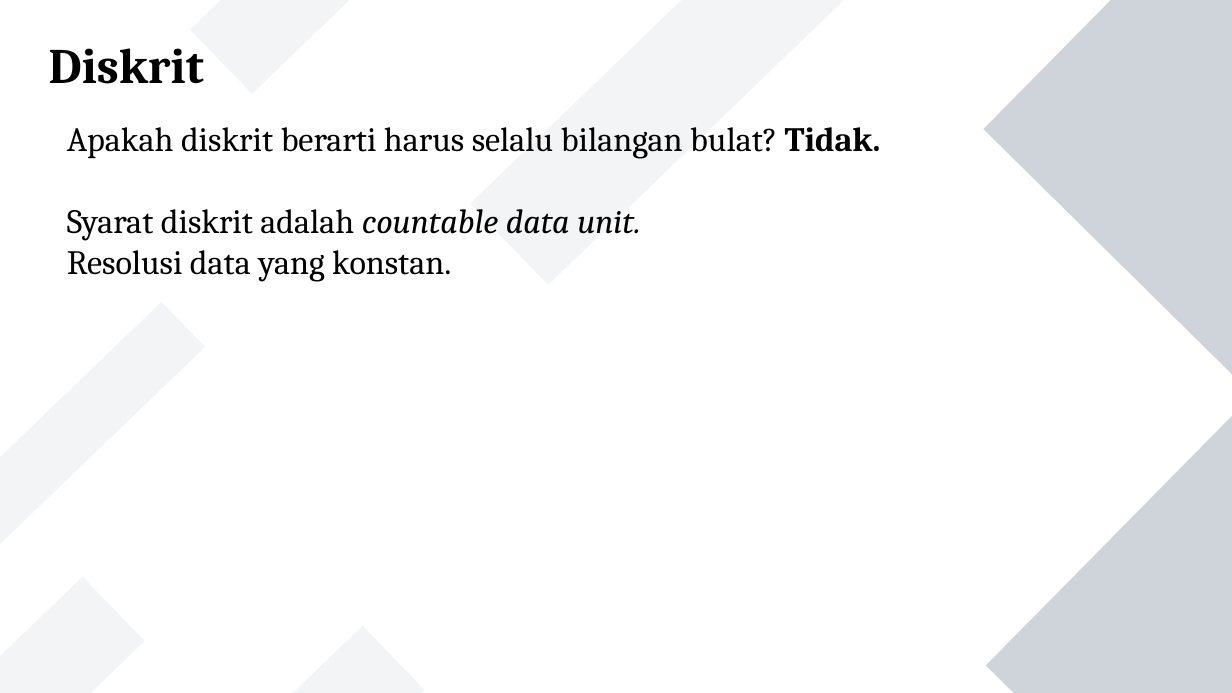
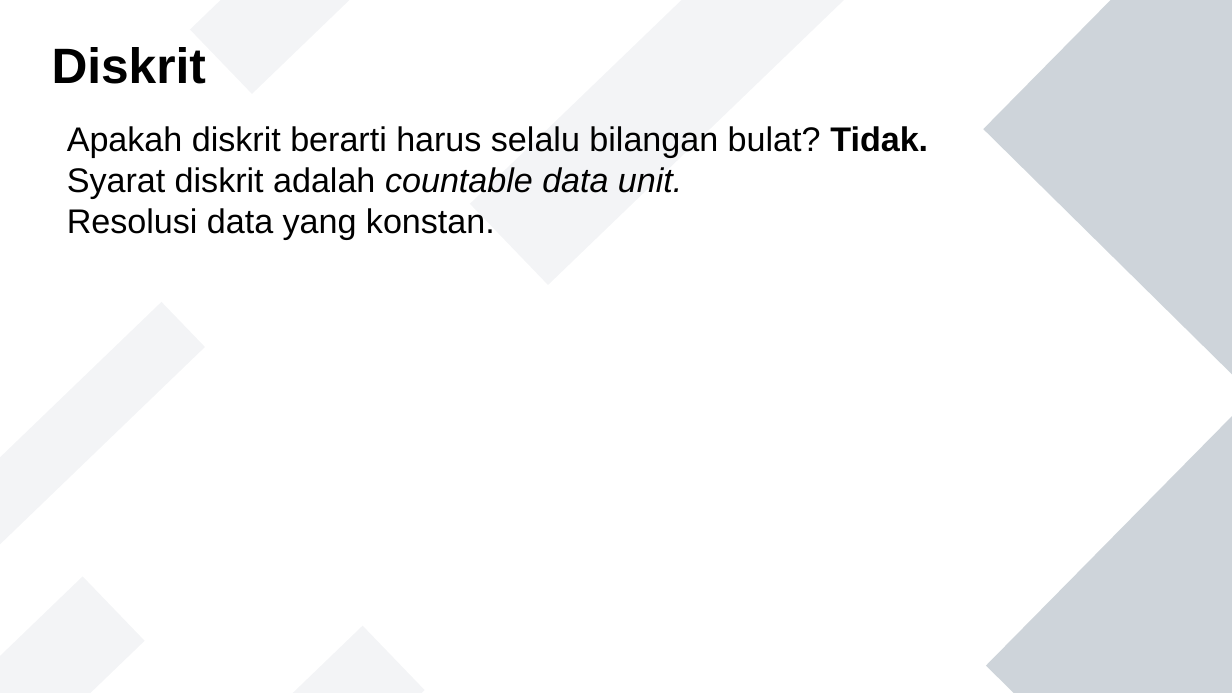
Before and after one commit to jendralhxr/metnummatdis, a slide deck: slide 4 of matdis-recap.odp. Drawn at 1232x693 pixels with LibreOffice and Linux fonts; fonts in the diff are those of the drawing. Boxes give left, top, right and bottom in pixels: in the first picture for what was removed or moved away, otherwise in the second. Text is boxed around its words. In the diff, an @@ line names an element or a change of style, - is before the commit and + after.

```diff
--- a/matdis-recap.odp
+++ b/matdis-recap.odp
@@ text "Diskrit" at (52, 47, 206, 84): font Cambria to Arial @@
@@ text "Apakah diskrit berarti harus selalu ..." at (67, 126, 928, 239): font Cambria to Arial @@
```
Also in this commit, not shown: 4 other slides changed, 1 other file.
